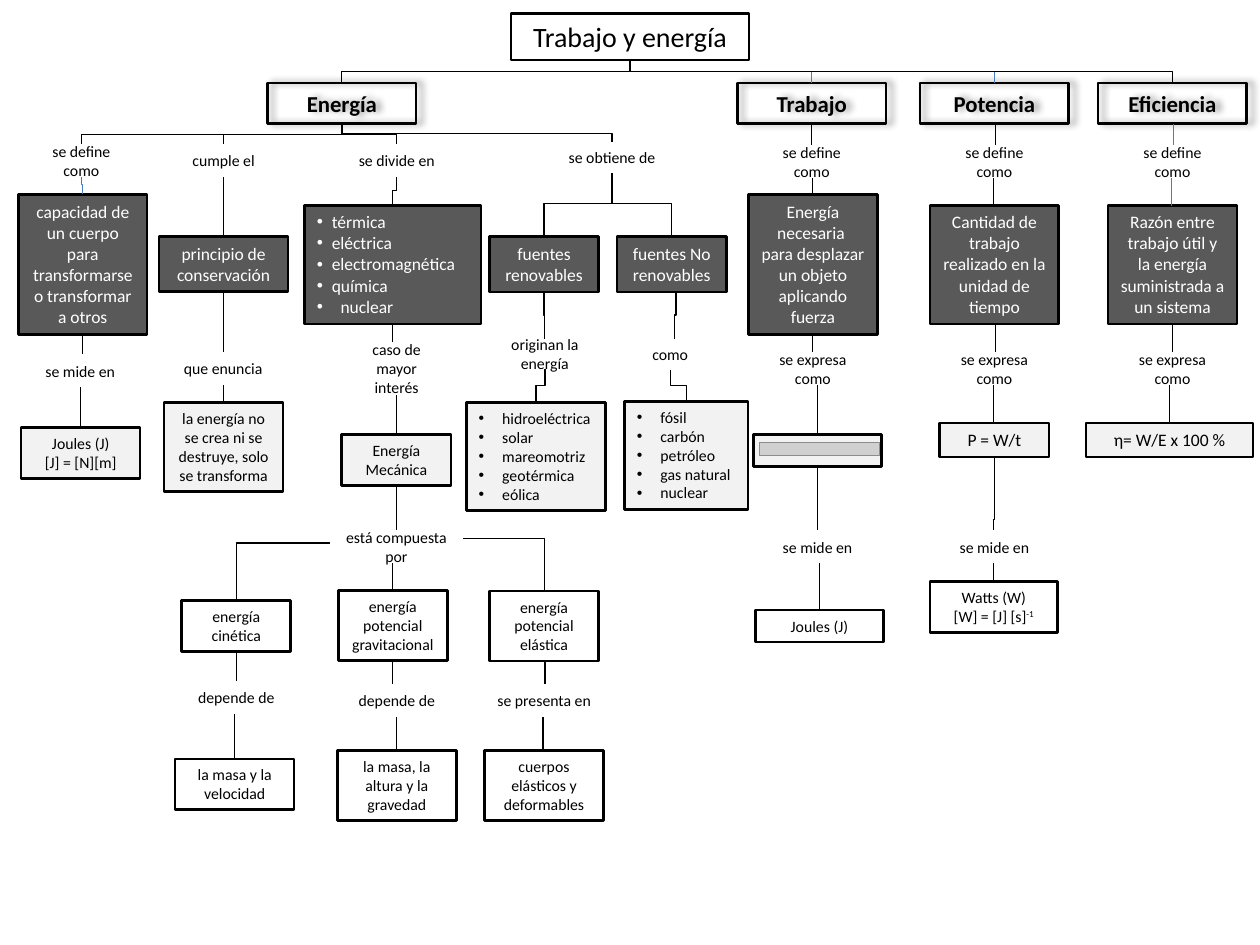
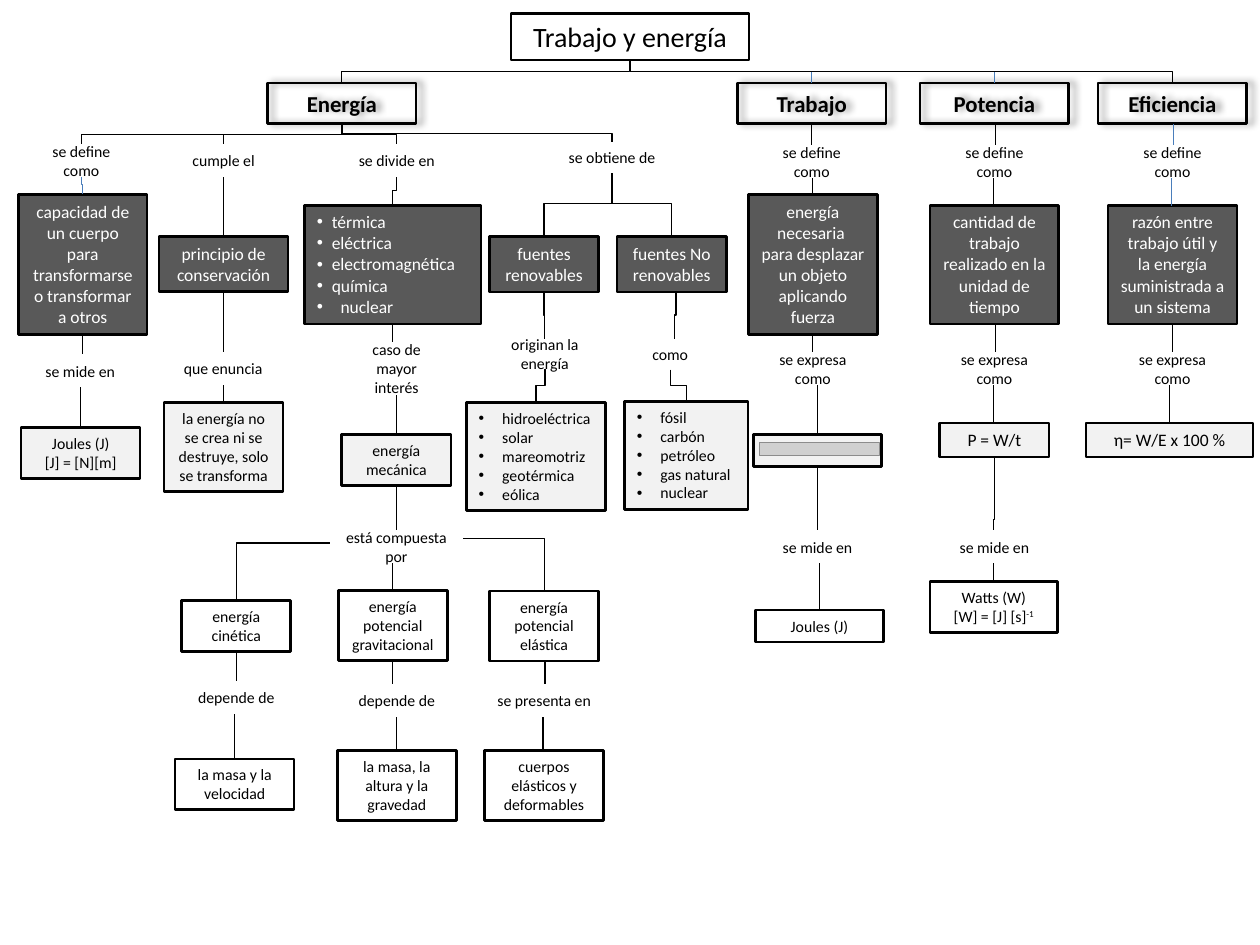
Before and after one commit to AulaPlanetaColombia/CienciasNaturales, a slide deck: slide 1 of fuentes/contenidos/grado10/guion05/CN_10_05_CO.pptx. Drawn at 1260x945 pixels with LibreOffice and Linux fonts; fonts in the diff are those of the drawing; grey boxes stand for pictures. Boxes give left, top, right and bottom in pixels: in the first picture for what was removed or moved away, otherwise in the second. Text is boxed around its words. In the diff, an @@ line names an element or a change of style, - is before the commit and + after.

Commit message:
revisión mapa conceptual 10-05

```diff
--- a/fuentes/contenidos/grado10/guion05/CN_10_05_CO.pptx
+++ b/fuentes/contenidos/grado10/guion05/CN_10_05_CO.pptx
@@ text in rectangle at [762, 206, 864, 323]: text changed @@
-Energía necesaria para desplazar un objeto aplicando fuerza
+energía necesaria para desplazar un objeto aplicando fuerza
@@ text in rectangle at [943, 216, 1045, 316]: text changed @@
-Cantidad de trabajo realizado en la unidad de tiempo
+cantidad de trabajo realizado en la unidad de tiempo
@@ text in rectangle at [1121, 216, 1224, 313]: text changed @@
-Razón entre trabajo útil y la energía suministrada a un sistema
+razón entre trabajo útil y la energía suministrada a un sistema
@@ text in rectangle at [366, 445, 427, 475]: text changed @@
-Energía
-Mecánica
+energía
+mecánica
```
